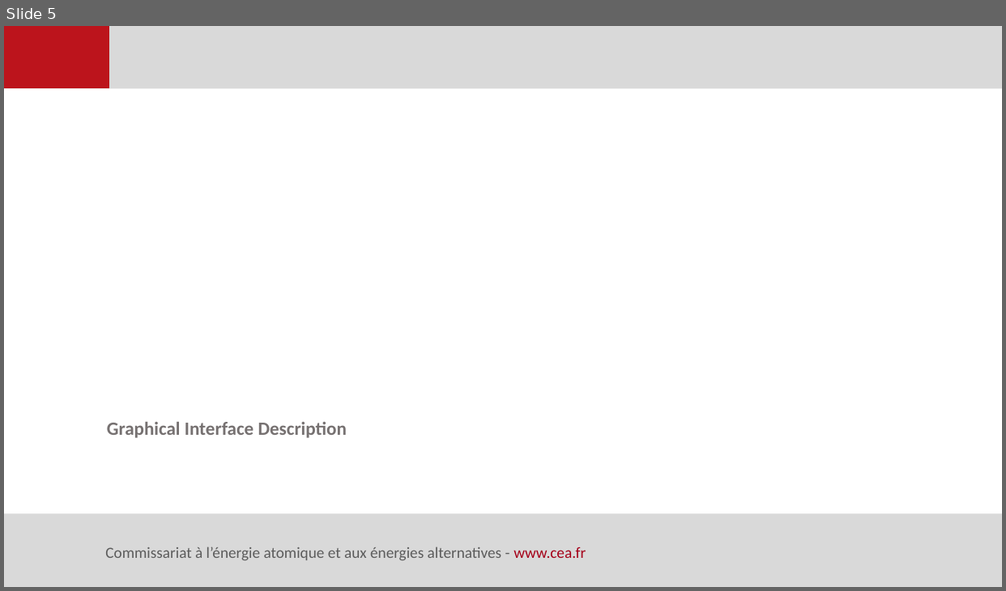
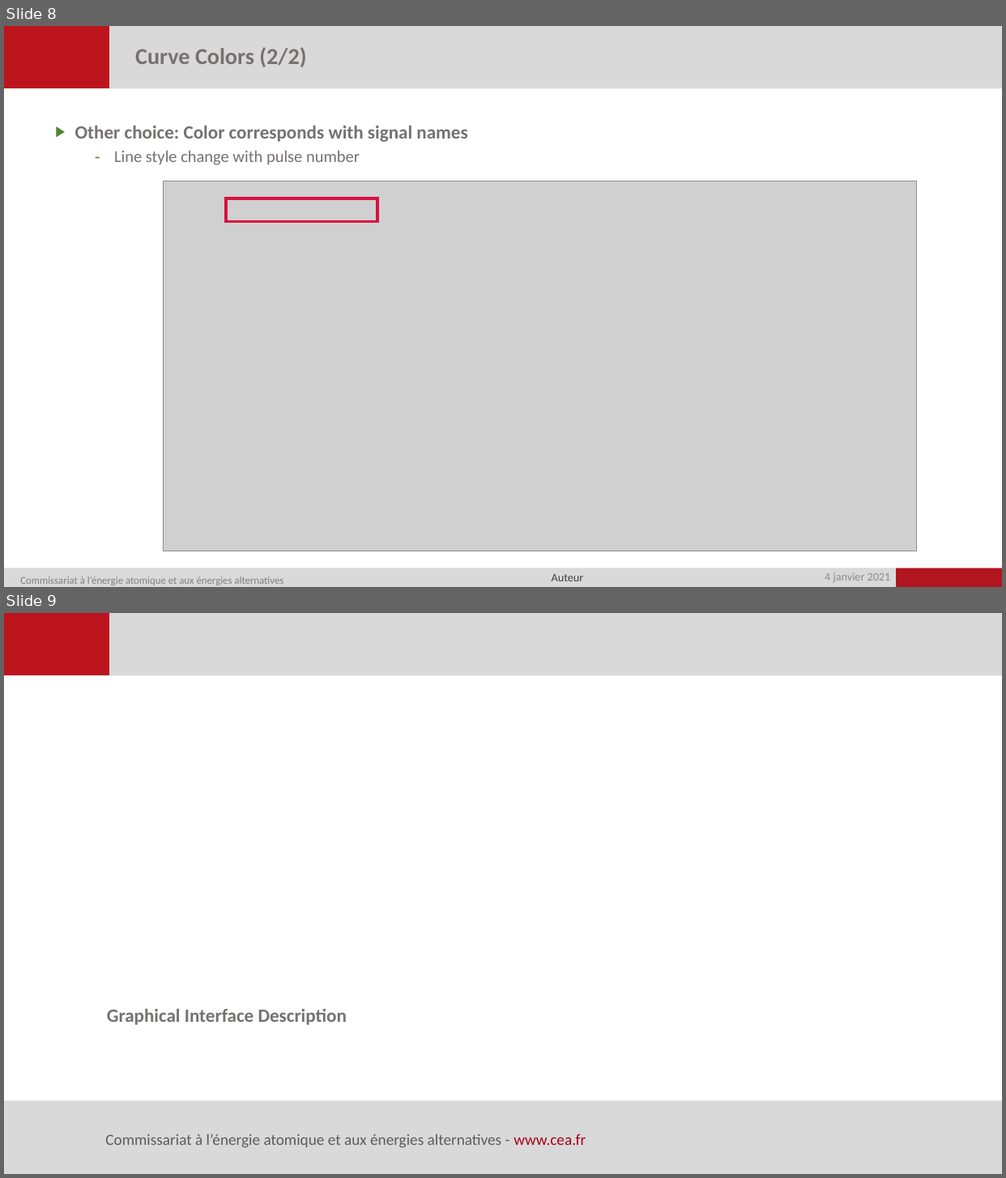
Before and after one commit to jhillairet/PPAT, a slide deck: doc/PPPAT_ControlRoom.pptx. Shown one above the other, each under a label of ours: slide 5 before the commit, slides 8 and 9 after it. The pictures are 1006x591 and 1006x1178 pixels, drawn with LibreOffice and Linux fonts; fonts in the diff are those of the drawing; grey boxes stand for pictures; background and template pictures are left out. Boxes give left, top, right and bottom in pixels: in the first picture for what was removed or moved away, otherwise in the second. Text is boxed around its words. In the diff, an @@ line names an element or a change of style, - is before the commit and + after.

```diff
--- a/doc/PPPAT_ControlRoom.pptx
+++ b/doc/PPPAT_ControlRoom.pptx
@@ slide 8 added at box(4, 26, 1002, 587), background #FFFFFF; not listed: 4 template elements that a slide beside it also shows @@
@@ title added at box(135, 47, 306, 67), 22 pt, text #767171, bold @@
+Curve Colors (2/2)
@@ text added at box(75, 126, 467, 165), 18 pt, text #767171, bold @@
+▶ Other choice: Color corresponds with signal names
+  – Line style change with pulse number
@@ picture added at box(163, 181, 917, 552) @@
@@ rectangle added at box(226, 199, 378, 222), outline #D81142 3 pt @@
@@ text added at box(20, 577, 283, 586), 10 pt, text #808080 @@
+Commissariat à l’énergie atomique et aux énergies alternatives
@@ text added at box(552, 574, 584, 582), 11 pt, text #3F3F3F @@
+Auteur
@@ text added at box(825, 573, 891, 582), 11 pt, text #8C8C8C @@
+4 janvier 2021
@@ what was slide 5 is now slide 9 @@
```
Also in this commit, not shown: 14 slides changed, 3 other slides added.
